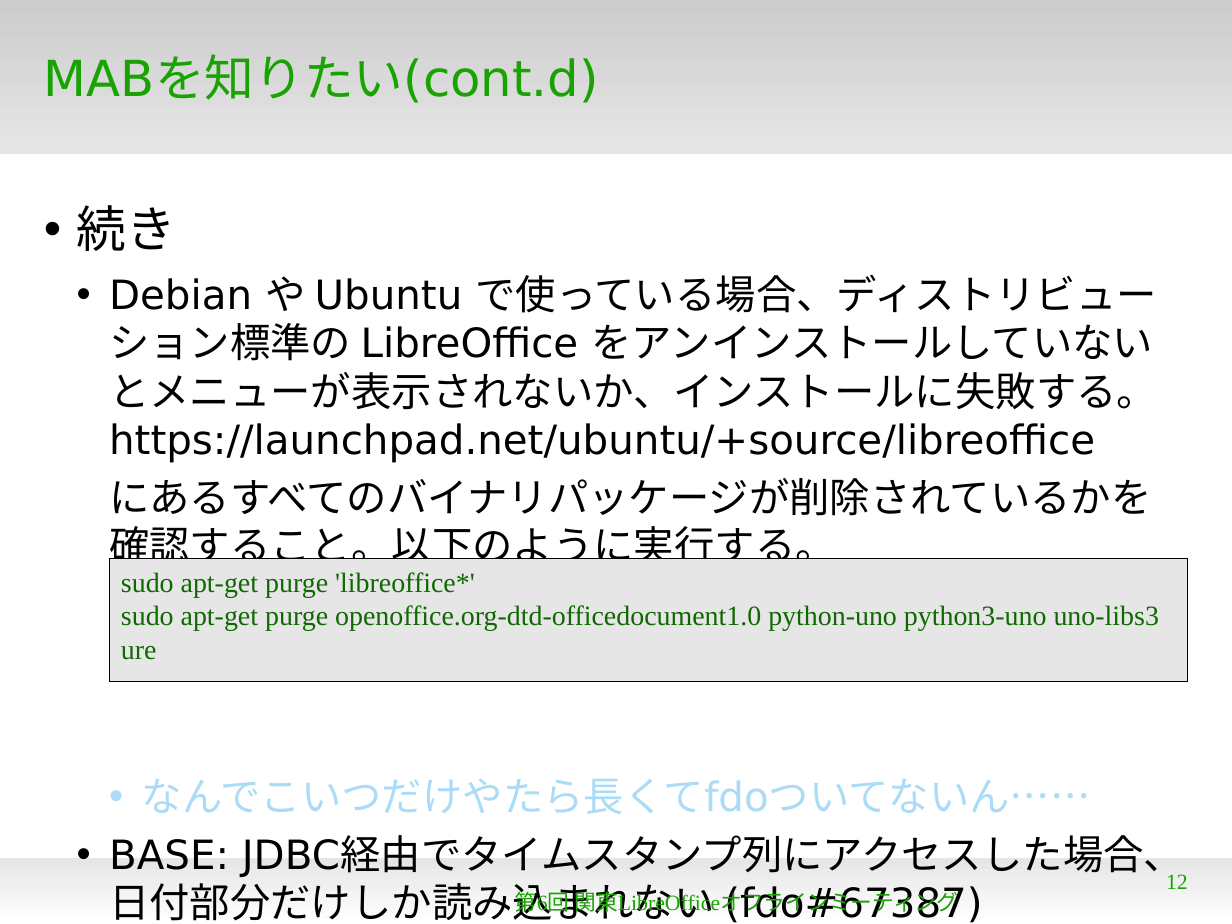
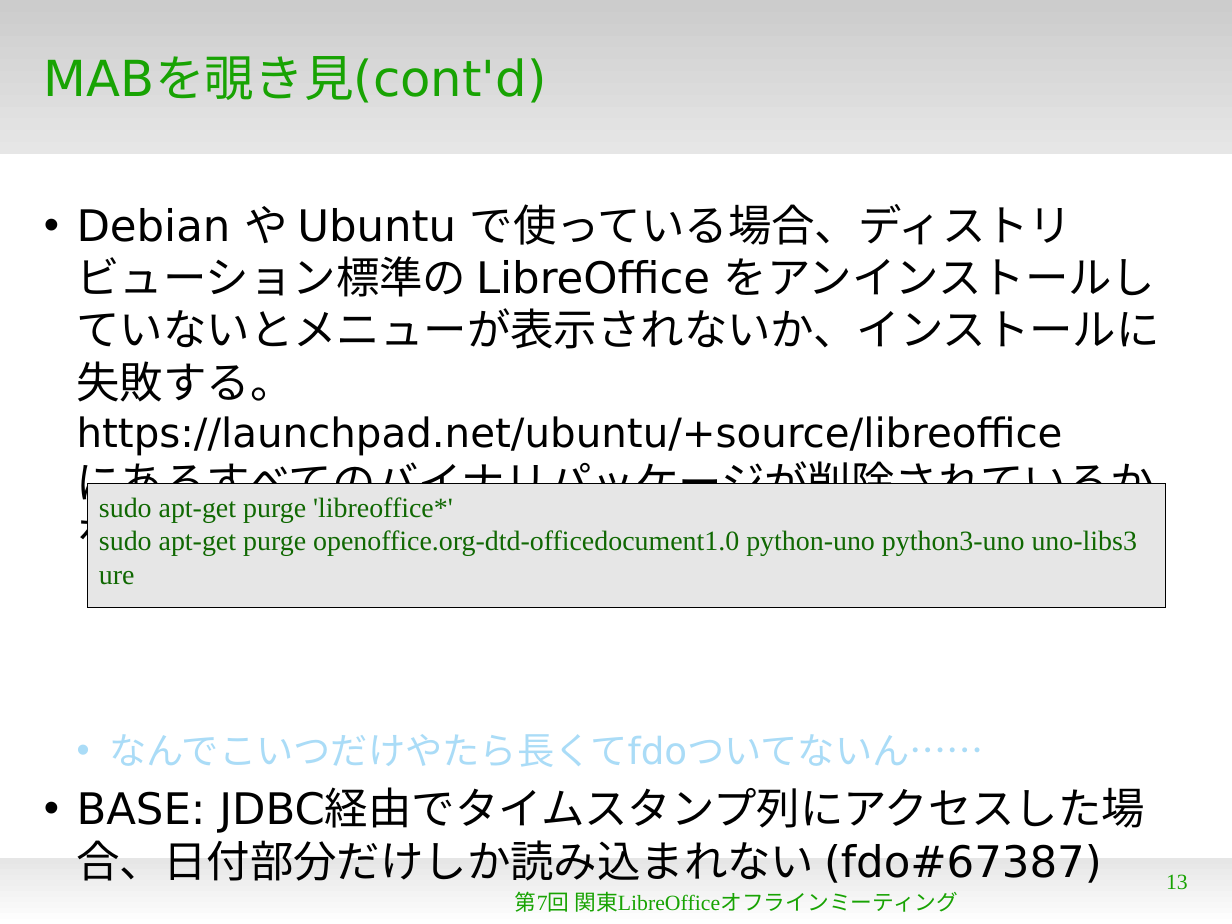
Before and after one commit to naruoga/KantoLibreOffice, a slide deck: slide 13 of Aug2013/MAB.odp (slide 12 before the commit). Drawn at 1232x924 pixels with LibreOffice and Linux fonts; fonts in the diff are those of the drawing; background and template pictures are left out. Boxes give left, top, right and bottom in pixels: in the first picture for what was removed or moved away, otherwise in the second. Text is boxed around its words. In the diff, an @@ line names an element or a change of style, - is before the commit and + after.

```diff
--- a/Aug2013/MAB.odp
+++ b/Aug2013/MAB.odp
@@ title at [44,56,546,103]: text changed @@
-MABを知りたい(cont.d)
+MABを覗き見(cont'd)
@@ text at [77,204,1160,561]: text changed; size 26 to 28 pt @@
-• 続き
-  • Debian や Ubuntu で使っている場合、ディストリビューション標準の LibreOffice をアンインストールしていないとメニューが表示されないか、インストールに失敗する。 https://launchpad.net/ubuntu/+source/libreoffice
-  にあるすべてのバイナリパッケージが削除されているかを確認すること。以下のように実行する。
+• Debian や Ubuntu で使っている場合、ディストリビューション標準の LibreOffice をアンインストールしていないとメニューが表示されないか、インストールに失敗する。 https://launchpad.net/ubuntu/+source/libreoffice
+  にあるすべてのバイナリパッケージが削除されているかを確認すること。以下のように実行する。
@@ rectangle "sudo apt-get purge 'libreoffice*'": place and size @@
-rectangle "sudo apt-get purge 'libreoffice*'" at [110,559,1188,682]
+rectangle "sudo apt-get purge 'libreoffice*'" at [88,484,1167,607]
@@ text at [77,734,1102,883]: size 26 to 24 pt in "なんでこいつだけやたら長くてfdoついてないん……"; size 26 to 28 pt in "BASE: JDBC経由でタイムスタンプ列にアクセスした場合、日付部分だけしか読み込まれない (fdo#67387)"; list level 3 to 2 in "なんでこいつだけやたら長くてfdoついてないん……"; list level 2 to 1 in "BASE: JDBC経由でタイムスタンプ列にアクセスした場合、日付部分だけしか読み込まれない (fdo#67387)" @@
@@ text at [515,891,958,912]: text changed @@
-第6回 関東LibreOfficeオフラインミーティング
+第7回 関東LibreOfficeオフラインミーティング
@@ page number at [1166,874,1188,890]: text changed @@
-12
+13
```
Also in this commit, not shown: 15 other slides changed, 7 slides added, 2 other files.
